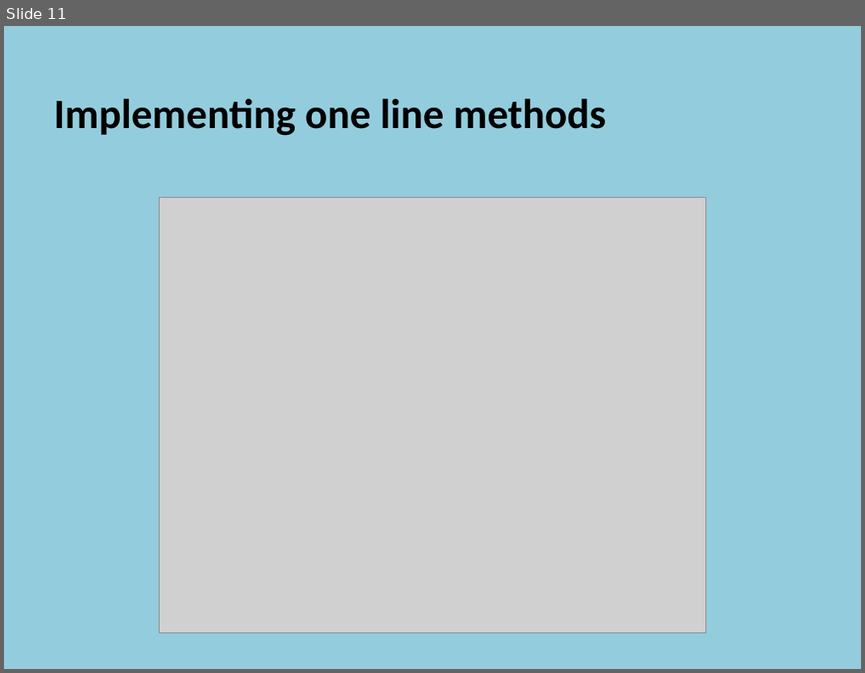
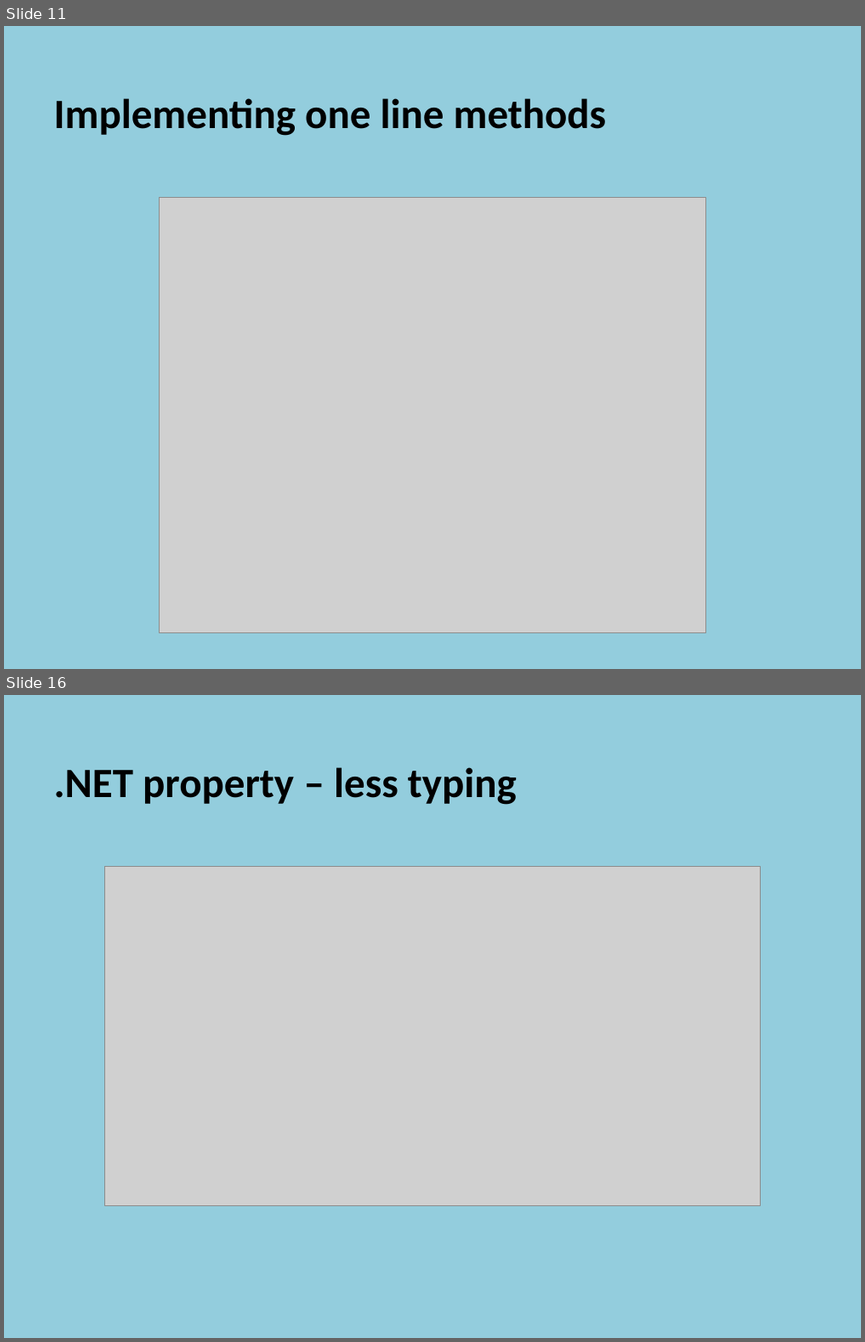
Before and after one commit to szetko/course-materials, a slide deck: Programming 4/02.1 File Structure/02.1 File Structure.pptx. Shown one above the other, each under a label of ours: slide 11 before the commit, slides 11 and 16 after it; the slides between them are not shown. The pictures are 865x673 and 865x1342 pixels, drawn with LibreOffice and Linux fonts; fonts in the diff are those of the drawing; grey boxes stand for pictures. Boxes give left, top, right and bottom in pixels: in the first picture for what was removed or moved away, otherwise in the second. Text is boxed around its words. In the diff, an @@ line names an element or a change of style, - is before the commit and + after.

```diff
--- a/Programming 4/02.1 File Structure/02.1 File Structure.pptx
+++ b/Programming 4/02.1 File Structure/02.1 File Structure.pptx
@@ slide 16 added at box(4, 695, 861, 1338), background #93CDDD @@
@@ text added at box(54, 767, 517, 805), 35 pt, text #000000, bold @@
+  .NET property – less typing
@@ picture added at box(104, 867, 760, 1206) @@
```
Also in this commit, not shown: 8 slides changed, 1 slide removed, 6 other files.
